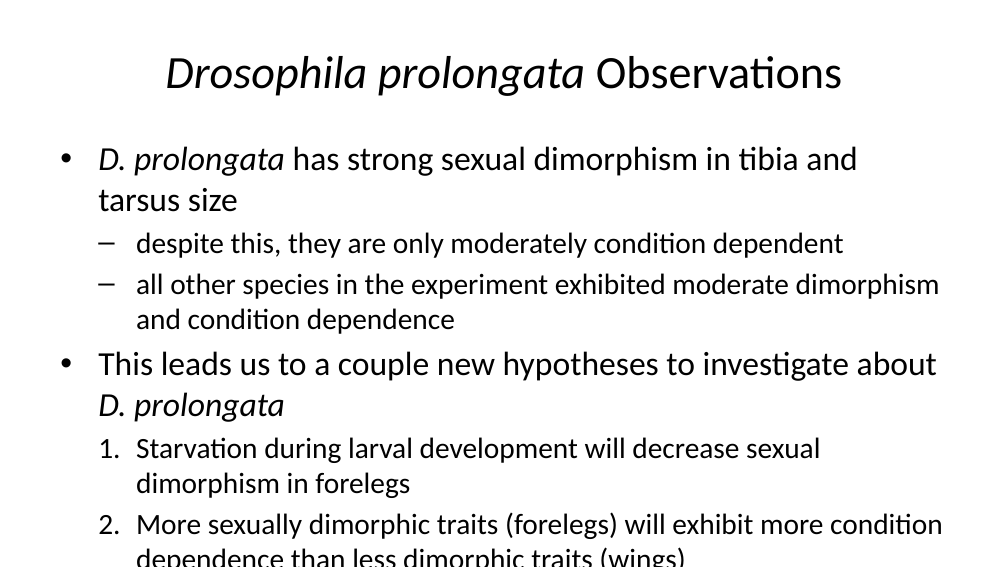
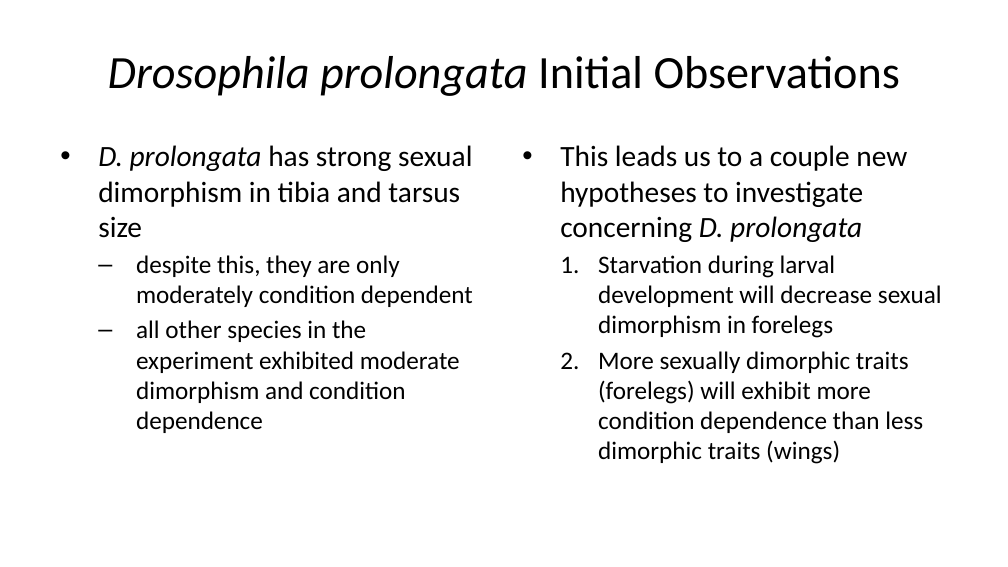
Before and after one commit to marabass/Dpro_CD_SD, a slide deck: slide 4 of SexDimDPro.pptx. Drawn at 1008x567 pixels with LibreOffice and Linux fonts; fonts in the diff are those of the drawing. Boxes give left, top, right and bottom in pixels: in the first picture for what was removed or moved away, otherwise in the second. Text is boxed around its words. In the diff, an @@ line names an element or a change of style, - is before the commit and + after.

Commit message:
Powerpoint update

```diff
--- a/SexDimDPro.pptx
+++ b/SexDimDPro.pptx
@@ title at <box>108,56,900,96</box>: text changed @@
-Drosophila prolongata Observations
+Drosophila prolongata Initial Observations
@@ text "D. prolongata has strong sexual ..." at <box>98,145,473,433</box>: size 24 to 21 pt in "D. prolongata has strong sexual dimorphism in ..."; size 21 to 18 pt in "despite this, they are only moderately condition ...", "all other species in the experiment exhibited ..." @@
@@ text added at <box>560,145,942,464</box>, 18 pt, text #000000 @@
+• This leads us to a couple new hypotheses to investigate concerning D. prolongata
+  1. Starvation during larval development will decrease sexual dimorphism in forelegs
+  2. More sexually dimorphic traits (forelegs) will exhibit more condition dependence than less dimorphic traits (wings)
@@ text at <box>98,351,943,539</box>: paragraphs removed @@
-• This leads us to a couple new hypotheses to investigate about D. prolongata
-  1. Starvation during larval development will decrease sexual dimorphism in forelegs
-  2. More sexually dimorphic traits (forelegs) will exhibit more condition dependence than less dimorphic traits (wings)
```
Also in this commit, not shown: 1 slide added, 2 other files.
